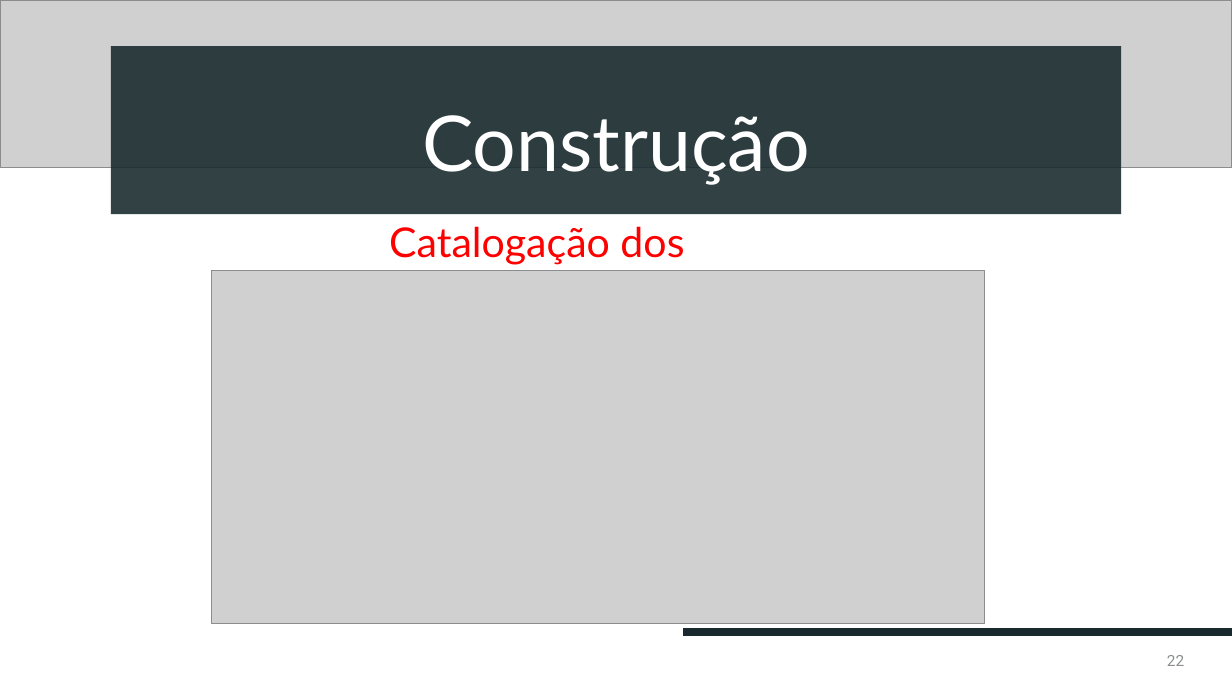
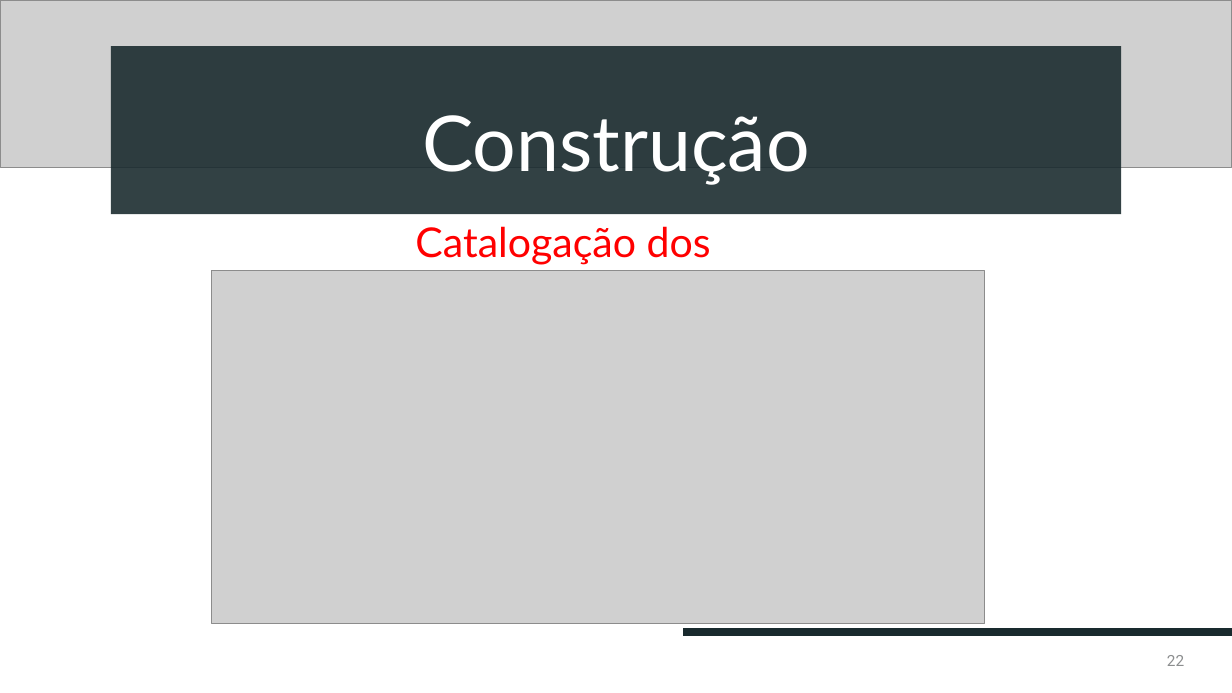
Before and after one commit to devbiadlima/pdd-analytics-etl, a slide deck: slide 22 of apresentacao/Apresentação.pptx. Drawn at 1232x693 pixels with LibreOffice and Linux fonts; fonts in the diff are those of the drawing; grey boxes stand for pictures. Boxes give left, top, right and bottom in pixels: in the first picture for what was removed or moved away, otherwise in the second. Text is boxed around its words. In the diff, an @@ line names an element or a change of style, - is before the commit and + after.

```diff
--- a/apresentacao/Apresentação.pptx
+++ b/apresentacao/Apresentação.pptx
@@ text "Catalogação dos dados": place and size @@
-text "Catalogação dos dados" at <box>389,226,684,271</box>
+text "Catalogação dos dados" at <box>415,226,711,271</box>
```
Also in this commit, not shown: 4 other slides changed.
